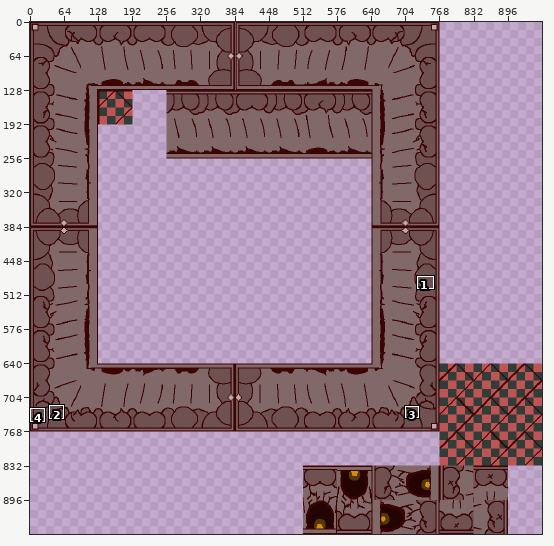
Pixel-art file: Assets/Sprites/TerrainSpriteSheetCave.aseprite. Above, an overview of the earlier version with the close-up marked.
Close-up. Before:
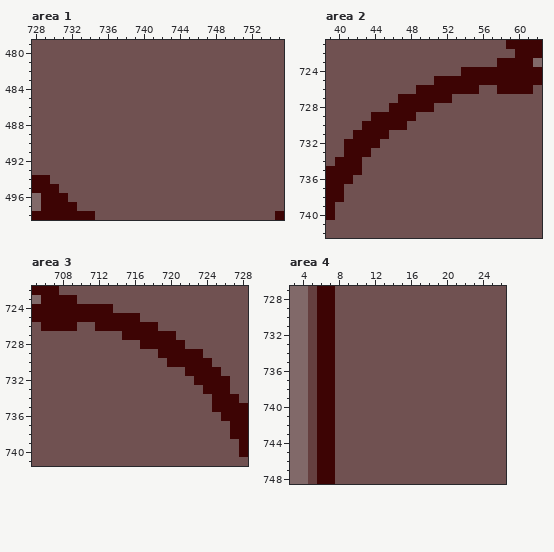
960x960 pixels, 1 frame. Colours within 5 levels of each other are drawn and written as one. Shown: area 1: x 728..755, y 479..498; area 2: x 39..62, y 721..742; area 3: x 705..728, y 722..741; area 4: x 3..26, y 727..748. The commit also changed other parts of the picture, which this record leaves out.
After:
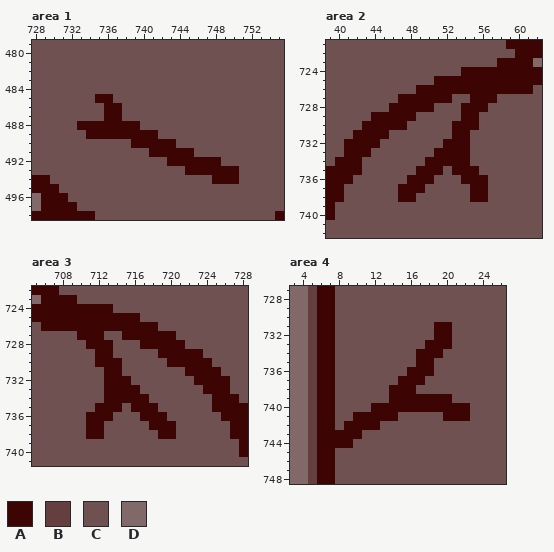
Palette (. is transparent): A #3d0404  B #653f3f  C #705151  D #816969
Changes in this commit:
Area 1:
y 485: x 735..736 CC -> AA
y 486..487: x 736..737 CC -> AA
y 488: x 733..739 CCCCCCC -> AAAAAAA
y 489: x 734..741 CCCCCCCC -> AAAAAAAA
y 490: x 739..743 CCCCC -> AAAAA
y 491: x 741..745 CCCCC -> AAAAA
y 492: x 743..748 CCCCCC -> AAAAAA
y 493: x 745..750 CCCCCC -> AAAAAA
y 494: x 748..750 CCC -> AAA
Area 2:
y 726: x 56..57 CC -> AA
y 727: x 55..57 CCC -> AAA
y 728: x 54..56 CCC -> AAA
y 729: x 54..55 CC -> AA
y 730: x 53..55 CCC -> AAA
y 731: x 53..54 CC -> AA
y 732: x 52..54 CCC -> AAA
y 733: x 51..54 CCCC -> AAAA
y 734: x 50..54 CCCCC -> AAAAA
y 735: x 49..51 CCC -> AAA; x 53..55 CCC -> AAA
y 736: x 48..50 CCC -> AAA; x 54..56 CCC -> AAA
y 737: x 47..49 CCC -> AAA; x 55..56 CC -> AA
y 738: x 47..48 CC -> AA; x 55..56 CC -> AA
Area 3:
y 726: x 710..711 CC -> AA
y 727: x 710..712 CCC -> AAA
y 728: x 711..713 CCC -> AAA
y 729: x 712..713 CC -> AA
y 730: x 712..714 CCC -> AAA
y 731: x 713..714 CC -> AA
y 732: x 713..715 CCC -> AAA
y 733: x 713..716 CCCC -> AAAA
y 734: x 713..717 CCCCC -> AAAAA
y 735: x 712..714 CCC -> AAA; x 716..718 CCC -> AAA
y 736: x 711..713 CCC -> AAA; x 717..719 CCC -> AAA
y 737: x 711..712 CC -> AA; x 718..720 CCC -> AAA
y 738: x 711..712 CC -> AA; x 719..720 CC -> AA
Area 4:
y 731..732: x 19..20 CC -> AA
y 733: x 18..20 CCC -> AAA
y 734: x 17..19 CCC -> AAA
y 735: x 17..18 CC -> AA
y 736: x 16..18 CCC -> AAA
y 737: x 15..17 CCC -> AAA
y 738: x 14..16 CCC -> AAA
y 739: x 14..20 CCCCCCC -> AAAAAAA
y 740: x 12..22 CCCCCCCCCCC -> AAAAAAAAAAA
y 741: x 10..14 CCCCC -> AAAAA; x 20..22 CCC -> AAA
y 742: x 9..12 CCCC -> AAAA
y 743: x 8..10 CCC -> AAA
y 744: x 8..9 CC -> AA
Boxes around the changes in both close-ups, in picture pixels (x1, y1, x2, y2):
changed: (77, 94, 239, 184)
changed: (398, 85, 497, 202)
changed: (77, 322, 176, 439)
changed: (335, 322, 470, 448)
